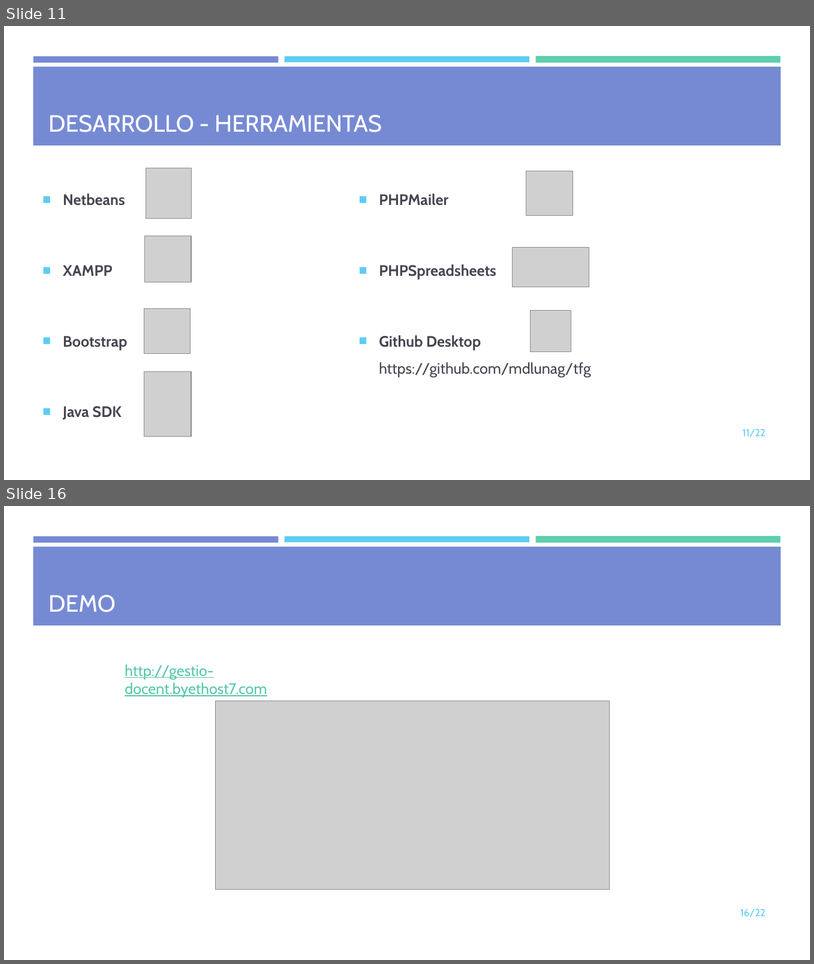
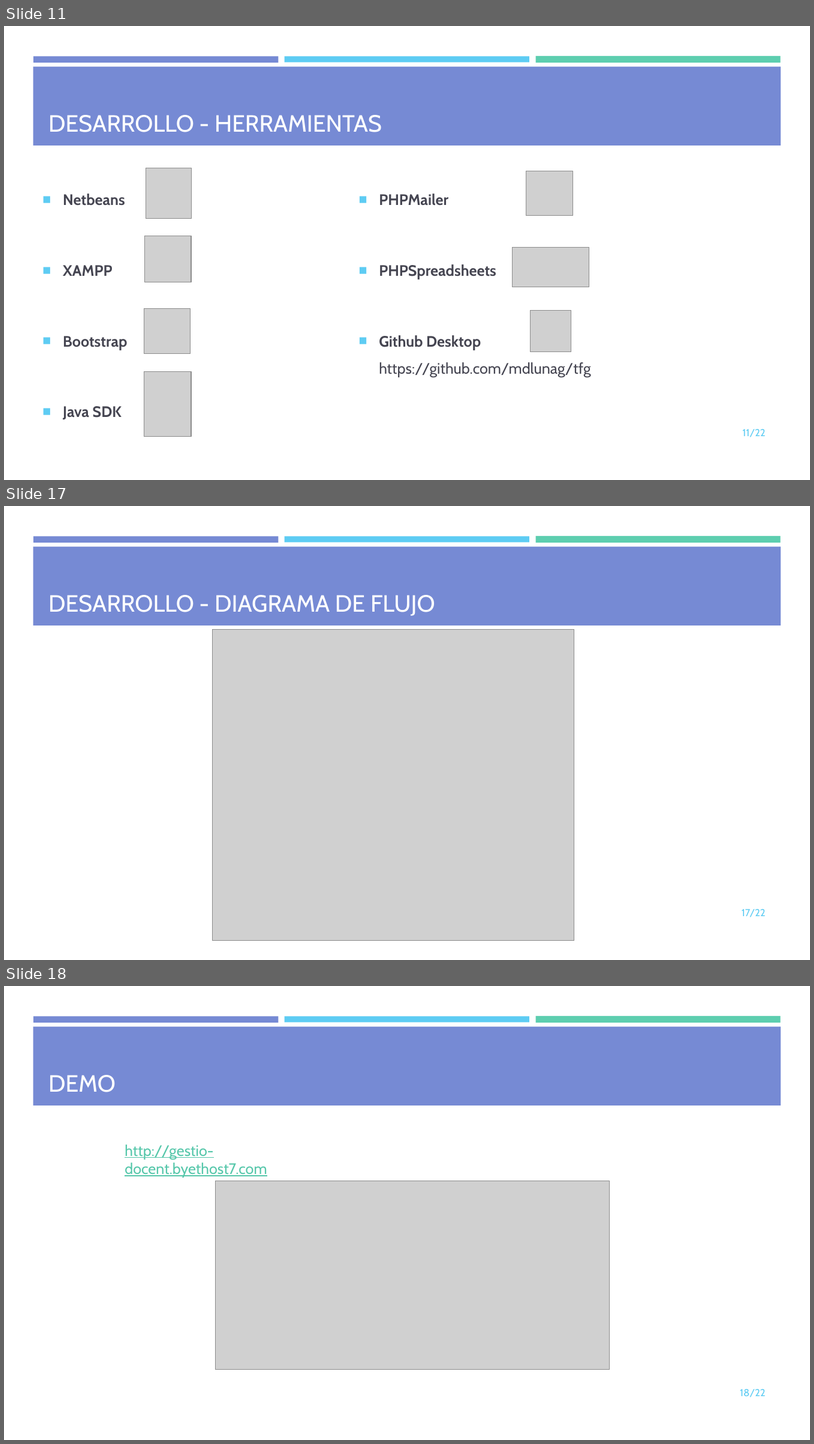
Before and after one commit to mdlunag/tfg, a slide deck: tfg_presentacio.pptx. Shown one above the other, each under a label of ours: slides 11 and 16 before the commit, slides 11, 17 and 18 after it; the slides between them are not shown. The pictures are 814x964 and 814x1444 pixels, drawn with LibreOffice and Linux fonts; fonts in the diff are those of the drawing; grey boxes stand for pictures. Boxes give left, top, right and bottom in pixels: in the first picture for what was removed or moved away, otherwise in the second. Text is boxed around its words. In the diff, an @@ line names an element or a change of style, - is before the commit and + after.

```diff
--- a/tfg_presentacio.pptx
+++ b/tfg_presentacio.pptx
@@ slide 17 added at (x1=4, y1=506, x2=810, y2=960), background #FFFFFF; not listed: 4 template elements that a slide beside it also shows @@
@@ title added at (x1=48, y1=595, x2=435, y2=616), 28 pt, text #FFFFFF @@
+DESARROLLO - DIAGRAMA DE FLUJO
@@ picture added at (x1=213, y1=630, x2=575, y2=940) @@
@@ page number added at (x1=742, y1=909, x2=766, y2=917), 12 pt, text #5ECCF3 @@
+17/22
@@ what was slide 16 is now slide 18 @@
@@ page number at (x1=740, y1=1389, x2=766, y2=1397): text changed @@
-16/22
+18/22
```
Also in this commit, not shown: 10 slides changed, 3 other slides added, 1 slide removed, 4 other files.
